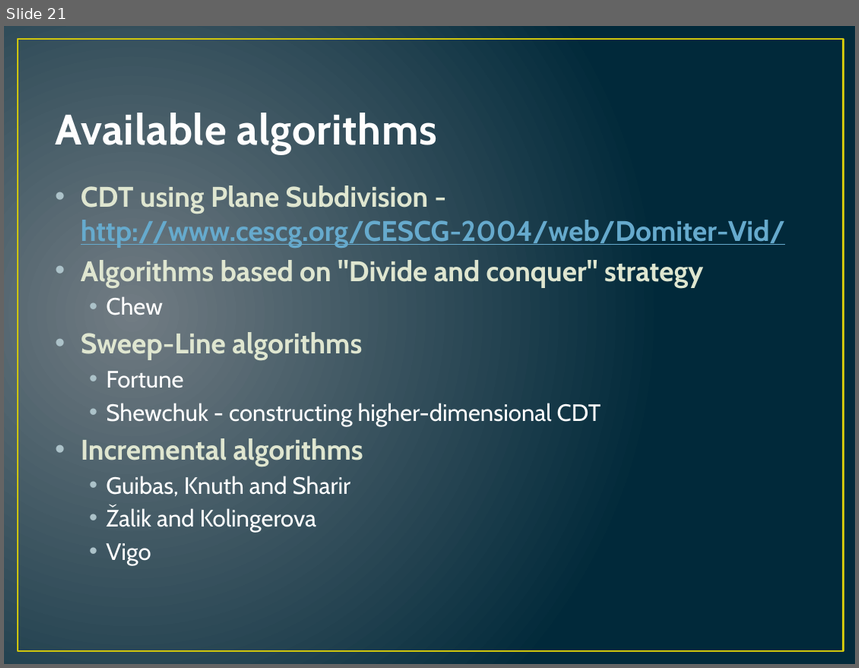
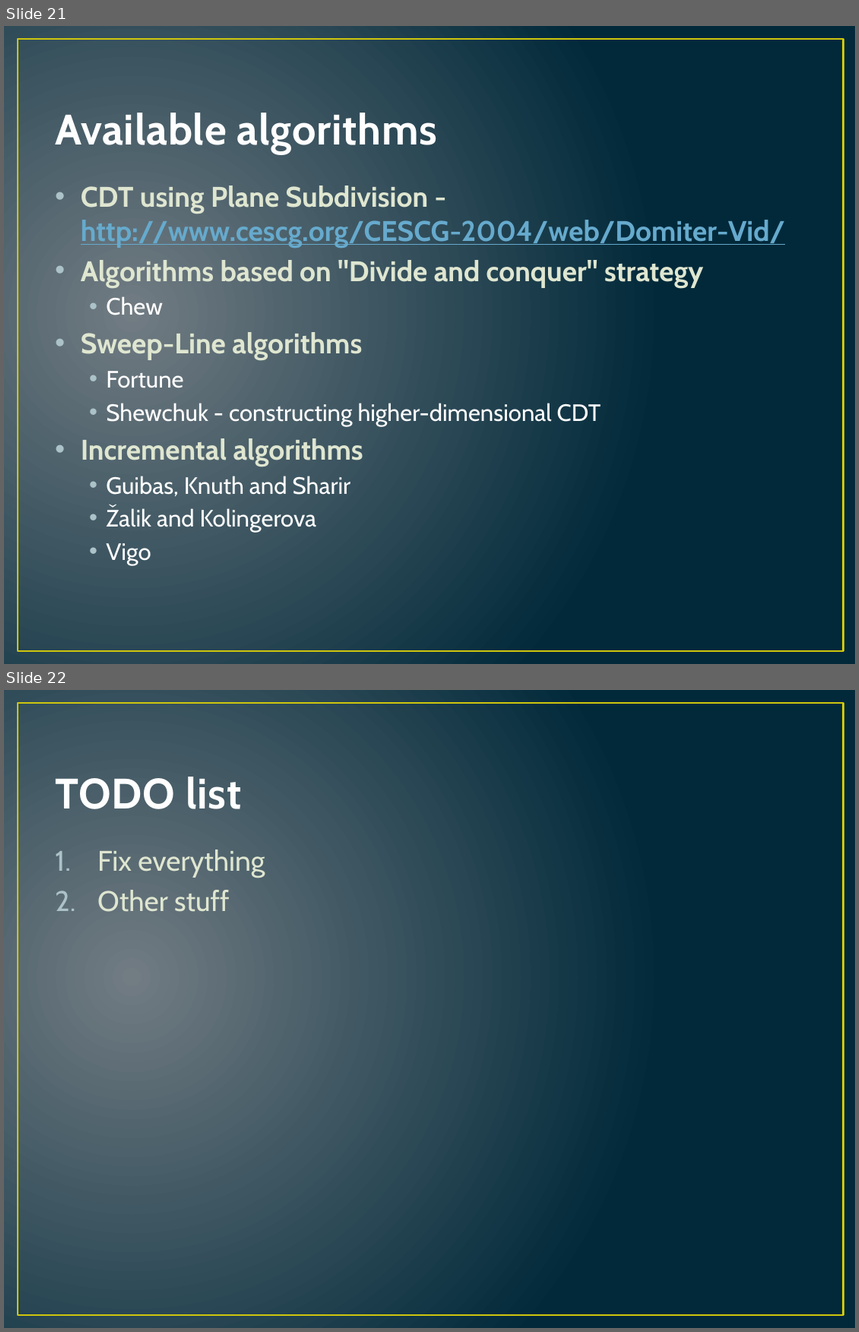
Before and after one commit to hugebdu/jdt-refactored, a slide deck: extra/CDT.pptx. Shown one above the other, each under a label of ours: slide 21 before the commit, slides 21 and 22 after it. The pictures are 859x668 and 859x1332 pixels, drawn with LibreOffice and Linux fonts; fonts in the diff are those of the drawing. Boxes give left, top, right and bottom in pixels: in the first picture for what was removed or moved away, otherwise in the second. Text is boxed around its words. In the diff, an @@ line names an element or a change of style, - is before the commit and + after.

```diff
--- a/extra/CDT.pptx
+++ b/extra/CDT.pptx
@@ slide 22 added at (4,690,855,1328), background gradient #717C84 to #01293A; not listed: 1 template element that a slide beside it also shows @@
@@ title added at (55,777,241,809), 36 pt, text #FEFEFE, bold @@
+TODO list
@@ text added at (97,850,265,912), 24 pt, text #DFE6D0 @@
+1. Fix everything
+2. Other stuff
```
Also in this commit, not shown: 2 slides changed, 2 other slides added.
